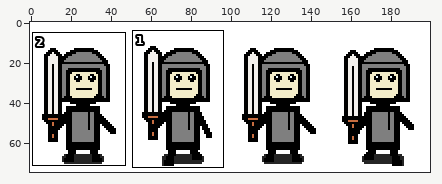
One commit to this sprite sheet: resources/art/player_fighter_amuna_down_male.png. Above, an overview of the earlier version with the close-up marked.
Close-up. Before:
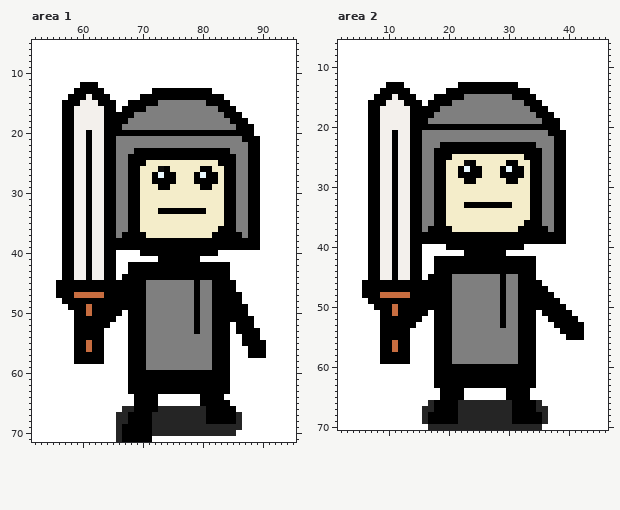
The file is 200x75 pixels. Shown: area 1: x 52..95, y 5..71; area 2: x 2..46, y 6..70. The commit also changed other parts of the picture, which this record leaves out.
New version:
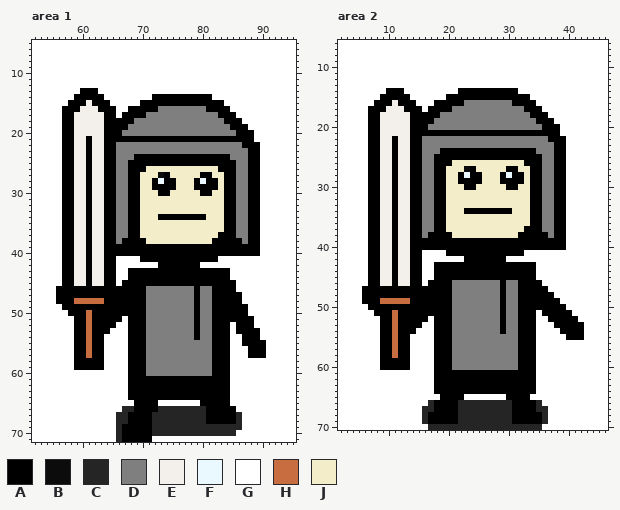
Palette (. is transparent): A #000000  B #0c0c0c  C #252525  D #7f7f7f  E #f3f0ec  F #eaf9ff  G #ffffff  H #c76d40  J #f4edca
Diff:
Changed rows in their new state; - is an unchanged pixel.
Area 1:
first column x 56:
12 ----GGG---------------------------
13 ---G---G--------GGGGGGGGGG--------
14 --G--A--G-----GG----------GG------
15 -G--A-A--G--GG---AAAAAAAA---G-----
16 ---A---A---G---AA--------AA--G----
17 ----------G--AA------------A--G---
18 ------------A---------------A--G--
19 -----------A-----------------A--G-
20 -----E-----DDDDDDDDDDDDDDDDDDD----
21 ----------AAAAAAAAAAAAAAAAAAAAA--G
22 -------------------------------A--
23 -------------DDDDDDDDDDDDDDDD-----
24 ------------D----------------D----
25 ---------------AAAAAAAAAAAA-------
26 --------------A--JJ-----JJ-A------
27 ----------------JB-J---JA-J-------
28 -----------------F------F---------
29 ----------------A--A---A--A-------
30 -----------------AA-----AA--------
33 -----------------JJJJJJJJ---------
34 -----------------AAAAAAAA---------
36 ---------------------------J------
37 -----------D--J-----------J---D---
38 ----------D----JJJJJJJJJJJ-----D--
40 ----------AAAA-------------AAAAAAA
41 --------------AAA-------AAA-------
42 ------------GGGGG-------GGGGG-----
44 -----------G----------------------
45 G--EE-EE--G----AAAAAAAA-AA--------
47 ---AAAAA--------------------------
48 A--HHHHH--------------------------
49 -A---A----------------------------
50 --A--------A----------------------
51 -----H----A-----------------------
52 -----H---A------------------------
53 -----H--A-------------------------
54 -----H-----------------A----------
57 -----H----------------------------
59 ---AAAAA--------------------------
60 ---------------DDDDDDDDDDD--------
first column x 68:
64 A----AAAAAAA----A
Area 2:
first column x 6:
13 ----GGG---------GGGGGGGGGG--------
14 ---G---G------GG----------GG------
15 --G--A--G---GG---AAAAAAAA---G-----
16 -G--A-A--G-G---AA--------AA--G----
17 ---A---A--G--AA------------A--G---
18 ------------A---------------A--G--
19 -----------A-----------------A--G-
20 -----------DDDDDDDDDDDDDDDDDDD----
21 -----E----AAAAAAAAAAAAAAAAAAAAA--G
22 -------------------------------A--
23 -------------DDDDDDDDDDDDDDDD-----
24 ------------D----------------D----
25 ---------------AAAAAAAAAAAA-------
26 --------------A--JJ-----JJ-A------
27 ----------------JB-J---JA-J-------
28 -----------------F------F---------
29 ----------------A--A---A--A-------
30 -----------------AA-----AA--------
33 -----------------JJJJJJJJ---------
34 -----------------AAAAAAAA---------
36 ---------------------------J------
37 -----------D--J-----------J---D---
38 ----------D----JJJJJJJJJJJ-----D--
40 ----------AAAA-------------AAAAAAA
41 --------------AAA-------AAA-------
42 ------------GGGGG-------GGGGG-----
45 -----------G---AAAAAAAA-AA--------
46 G--EE-EE--G-----------------------
48 ---AAAAA--------------------------
49 A--HHHHH--------------------------
50 -A---A----------------------------
51 --A--------A----------------------
52 -----H----A-----------------------
53 -----H---A------------------------
54 -----H--A--------------A----------
55 -----H----------------------------
58 -----H----------------------------
60 ---AAAAA-------DDDDDDDDDDD--------
first column x 18:
64 A----AAAAAAA----A
Pixel boxes of the changes (left, top, right, bottom) in both close-ups:
changed: (56, 82, 260, 370)
changed: (128, 370, 230, 400)
changed: (362, 82, 566, 394)
